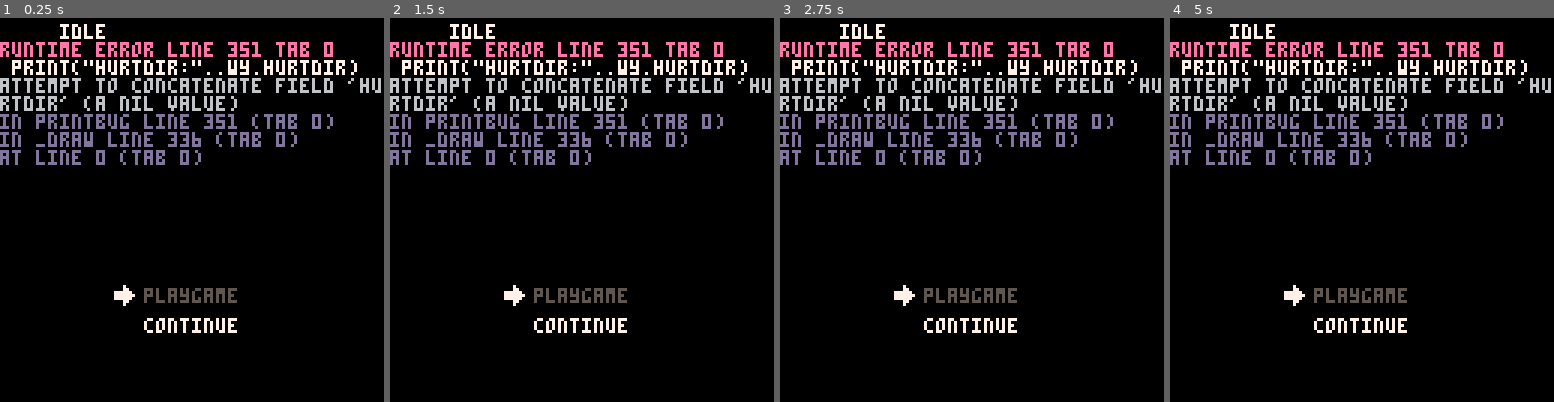
Above: before the commit, frames 1-4 (left to right).
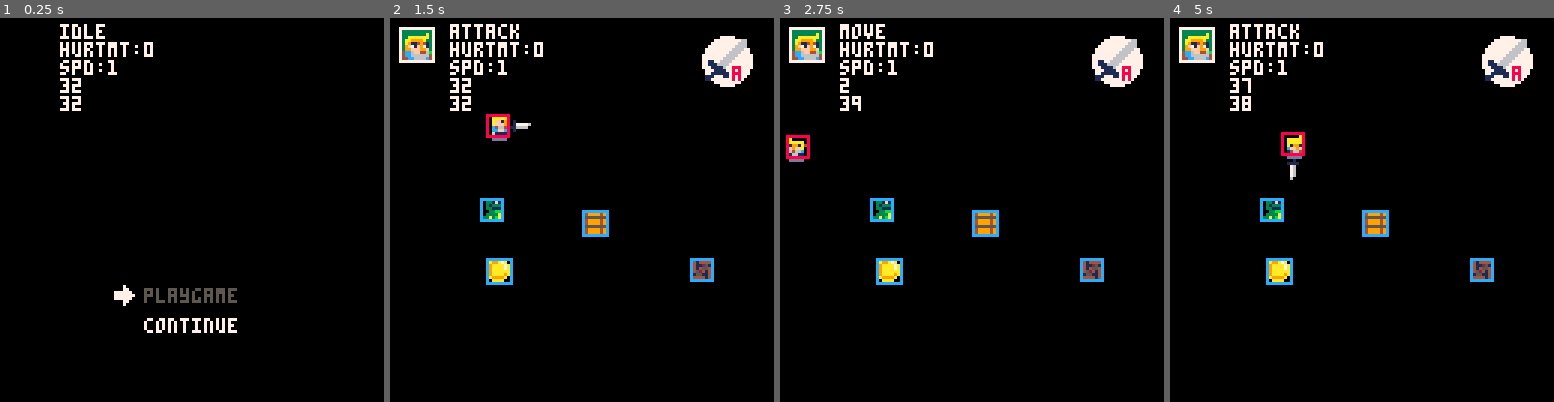
Above: after the commit, the same moments.

Repository: yuwangyu-Hub/pico8arpg
Game: PICO-8 cartridge arpg.p8
Two runs of this game, one before a commit and one after it. Both use one fixed random seed, a clock stepped at 60 frames per second and the inputs below.
Inputs:
- Up to frame 1 (0.25 s): no input
- Up to frame 2 (1.5 s): tap O (Z key) at 0.33, 0.7, 1.43 s; tap X (X key) at 1.07 s
- Up to frame 3 (2.75 s): hold Left 1.97-2.37 s; tap X (X key) at 2.07, 2.4, 2.73 s; tap O (Z key) at 2.22 s; hold Down from 2.42 s (still down)
- Up to frame 4 (5 s): release Down at 2.82 s; hold Right 2.87-3.53 s; tap X (X key) every 0.33 s from 3.07 to 4.73 s; tap O (Z key) at 3.1, 3.98, 4.87 s; hold Up 3.58-4.08 s; hold Right 4.13-4.53 s; hold Down from 4.58 s (still down)

The runs differ from the first frame. In frame 1, 8.9% of the frame differs, in the area x 0-100%, y 6-39%; in frame 2, 14%; in frame 3, 14%; in frame 4, 14%, in the area x 0-100%, y 1-83%.
Error before the commit: runtime error line 351 tab 0; print("hurtdir:"..wy.hurtdir); attempt to concatenate field 'hurtdir' (a nil value)

Commit message:
25-6-29
未优化检测对象方向前

Diff:
--- a/action.lua
+++ b/action.lua
@@ -76,7 +76,8 @@
 			end
 		end,
 		hurt=function()
-			hurtmove(sb)
+			direhurt(sb)
+			sb.x,sb.y=sb.x+sb.spd.spx,sb.y+sb.spd.spy
 		end,
 		death=function()
 		end
--- a/input.lua
+++ b/input.lua
@@ -8,7 +8,7 @@
 	if btnp()&0b110000==32 then --翻滚为真
 		wy.isroll=true
 	end
-	if btnp()&0b110000==48 then
+	if btnp()&0b110000==48 then --xo一起按下
 		debug="inv"
 	end
 end
--- a/main.lua
+++ b/main.lua
@@ -53,8 +53,9 @@
 end
 function printbug()
 	print(wy.state,20,2,7)
-	print("hurtdir:"..wy.hurtdir)
+	print("hurtmt:"..wy.hurtmt)
 	print("spd:"..wy.speed)
-	print(debug)
+	print(wy.x)
+	print(wy.y)
 
 end
--- a/obj_item.lua
+++ b/obj_item.lua
@@ -1,7 +1,7 @@
 --木桩，箱子
 o_name={"wood","box","coin"}
 o_spr= {80,81,82}
-o_type={"fixed","move","move"}
+o_type={"fixed","move","fixed"}
 function makeobj(mb,_sx,_sy,_sw,_sh,_xc,_yc,_wc,_hc)
     local ins={}--obj instance
     ins.sprx=_sx --绘制x点
--- a/role.lua
+++ b/role.lua
@@ -8,6 +8,7 @@
 	role.dire=0
 	role.lastdire=0 --方向
 	role.hurtdire=0
+	role.hurtmt=0 --受伤后的移动时间
 	role.state=role.allstate[1]
 	role.move_t=0
 	role.frame=0
@@ -16,6 +17,7 @@
 	return role
 end
 function playerdata()
+	--添加无敌时间
     wy=makerole()
     wy.allstate={
 		idle="idle",
--- a/universal_tools.lua
+++ b/universal_tools.lua
@@ -81,19 +81,19 @@
  	local sy2=sb.y+sb.h
 	if sx1>=ox2 and sy2>oy1 and sy1<oy2 then--物体在左边
 		return 1
-	elseif sx2<=ox1 and sy2<=oy1 then
+	elseif sx2<=ox1 and sy2<=oy1 then	--物体在右下
 		return 2
 	elseif sy1>=oy2 and sx2>ox1 and sx1<ox2 then--物体在上边
 		return 3
-	elseif sx1>=ox2 and sy2<=oy1 then
+	elseif sx1>=ox2 and sy2<=oy1 then  --物体在又上
 		return 4
 	elseif sx2<=ox1 and sy2>oy1 and sy1<oy2 then--物体在右边
 		return 5
-	elseif sx1>=ox2 and sy1>=oy2 then
+	elseif sx1>=ox2 and sy1>=oy2 then --物体在左上
 		return 6
 	elseif sy2<=oy1 and sx2>ox1 and sx1<ox2 then--物体在下边
 		return 7
-	elseif sx2<=ox1 and sy1>=oy2 then
+	elseif sx2<=ox1 and sy1>=oy2 then --物体在左下
 		return 8
 	else
 		return 0
@@ -129,7 +129,11 @@
 end
 --当靠近物体碰撞时，不同的条件触发不同的效果
 function move_and_push(_obj,_sb,_colldire)
-	local d_date={{1,2,8,3,7,0,1},{3,2,4,1,5,1,0},{5,4,6,3,7,0,1},{7,8,6,1,3,1,0}}
+	local d_date={
+		{1,2,8,3,7,0,1},
+		{3,2,4,1,5,1,0},
+		{5,4,6,3,7,0,1},
+		{7,8,6,1,3,1,0}}
 	local direnum=(_colldire+1)/2
 	if _colldire==1 or _colldire==3 or _colldire==5 or _colldire==7 then
 		if _sb.dire==d_date[direnum][1] then
--- a/update.lua
+++ b/update.lua
@@ -24,22 +24,91 @@
 	return _ishurt
 end
 
-function hurtmove(_sb)
+function direhurt(_sb)--依照方向执行受伤
+	local m_spd=1
+	_sb.hurtmt+=0.1
 	if _sb.hurtdire==1 then
-
+		_sb.spd.spx=m_spd
+		_sb.spd.spy=0
+		if _sb.hurtmt>=0.7 then
+			_sb.hurtmt=0
+			_sb.spd.spx=0
+			_sb.spd.spy=0
+			_sb.state=_sb.allstate.idle
+		end
 	elseif  _sb.hurtdire==2 then
-
+		--_sb.hurtmt+=0.1
+		_sb.spd.spx=-m_spd
+		_sb.spd.spy=-m_spd
+		if _sb.hurtmt>=0.7 then
+			_sb.hurtmt=0
+			_sb.spd.spx=0
+			_sb.spd.spy=0
+			_sb.state=_sb.allstate.idle
+		end
 	elseif  _sb.hurtdire==3 then
-
+		--_sb.hurtmt+=0.1
+		_sb.spd.spx=0
+		_sb.spd.spy=m_spd
+		if _sb.hurtmt>=0.7 then
+			_sb.hurtmt=0
+			_sb.spd.spx=0
+			_sb.spd.spy=0
+			_sb.state=_sb.allstate.idle
+		end
 	elseif  _sb.hurtdire==4 then
-
+		--_sb.hurtmt+=0.1
+		_sb.spd.spx=m_spd
+		_sb.spd.spy=-m_spd
+		if _sb.hurtmt>=0.7 then
+			_sb.hurtmt=0
+			_sb.spd.spx=0
+			_sb.spd.spy=0
+			_sb.state=_sb.allstate.idle
+		end
 	elseif  _sb.hurtdire==5 then
-
+		--_sb.hurtmt+=0.1
+		_sb.spd.spx=-m_spd
+		_sb.spd.spy=0
+		if _sb.hurtmt>=0.7 then
+			_sb.hurtmt=0
+			_sb.spd.spx=0
+			_sb.spd.spy=0
+			_sb.state=_sb.allstate.idle
+		end
 	elseif  _sb.hurtdire==6 then
-
+		--_sb.hurtmt+=0.1
+		_sb.spd.spx=m_spd
+		_sb.spd.spy=m_spd
+		if _sb.hurtmt>=0.7 then
+			_sb.hurtmt=0
+			_sb.spd.spx=0
+			_sb.spd.spy=0
+			_sb.state=_sb.allstate.idle
+		end
 	elseif  _sb.hurtdire==7 then
-
+		--_sb.hurtmt+=0.1
+		_sb.spd.spx=0
+		_sb.spd.spy=-m_spd
+		if _sb.hurtmt>=0.7 then
+			_sb.hurtmt=0
+			_sb.spd.spx=0
+			_sb.spd.spy=0
+			_sb.state=_sb.allstate.idle
+		end
 	elseif  _sb.hurtdire==8 then
-
+		--_sb.hurtmt+=0.1
+		_sb.spd.spx=-m_spd
+		_sb.spd.spy=m_spd
+		if _sb.hurtmt>=0.7 then
+			_sb.hurtmt=0
+			_sb.spd.spx=0
+			_sb.spd.spy=0
+			_sb.state=_sb.allstate.idle
+		end
 	end
 end
+
+function hurtmove()
+
+end
